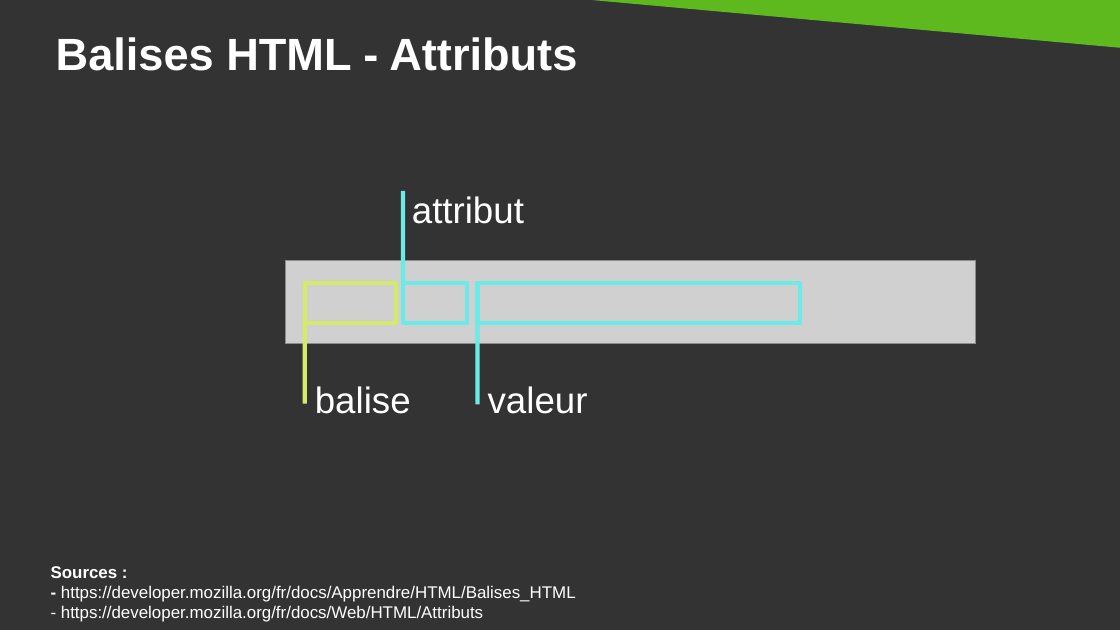
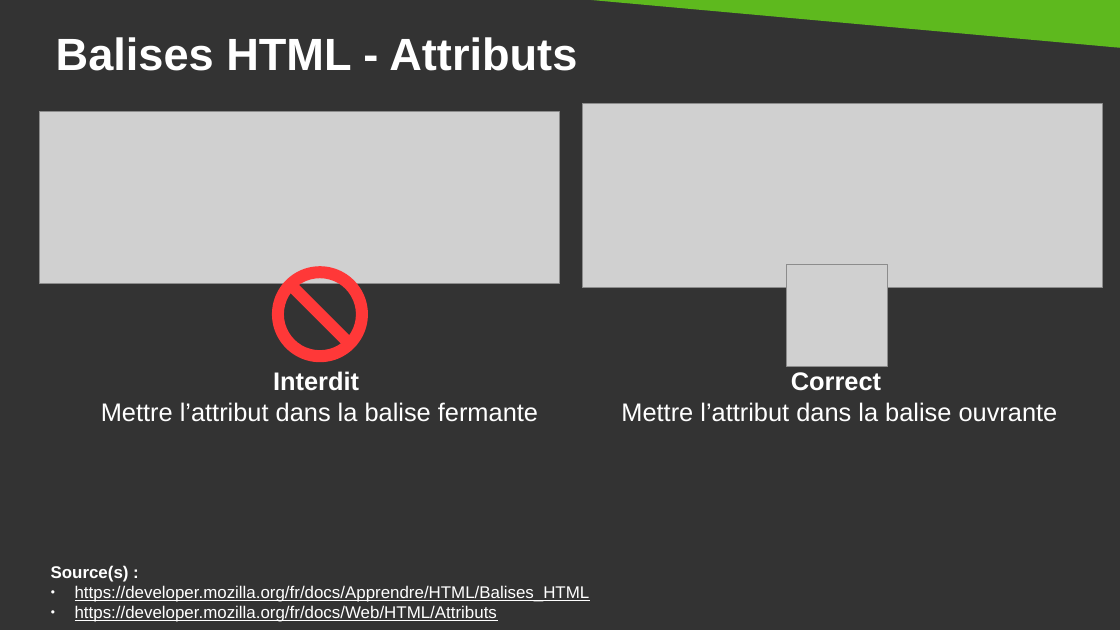
Before and after one commit to DanYellow/cours, a slide deck: slide 26 of integration-web-s1/travaux-pratiques/numero-1/presentation.odp (slide 32 before the commit). Drawn at 1120x630 pixels with LibreOffice and Linux fonts; fonts in the diff are those of the drawing; grey boxes stand for pictures. Boxes give left, top, right and bottom in pixels: in the first picture for what was removed or moved away, otherwise in the second. Text is boxed around its words. In the diff, an @@ line names an element or a change of style, - is before the commit and + after.

```diff
--- a/integration-web-s1/travaux-pratiques/numero-1/presentation.odp
+++ b/integration-web-s1/travaux-pratiques/numero-1/presentation.odp
@@ picture added at (x1=40, y1=112, x2=560, y2=284) @@
@@ picture added at (x1=582, y1=104, x2=1103, y2=288) @@
@@ line removed from (403, 283) to (403, 191) @@
@@ title removed at (x1=412, y1=196, x2=524, y2=224) @@
-attribut
@@ no-entry sign added at (x1=272, y1=266, x2=368, y2=362), fill #FF3838 @@
@@ picture resized from (x1=286, y1=261, x2=976, y2=345) to (x1=787, y1=265, x2=888, y2=367) @@
@@ rectangle removed at (x1=305, y1=283, x2=396, y2=322) @@
@@ rectangle removed at (x1=403, y1=283, x2=468, y2=322) @@
@@ rectangle removed at (x1=478, y1=283, x2=800, y2=322) @@
@@ line removed from (305, 403) to (305, 312) @@
@@ line removed from (478, 405) to (478, 312) @@
@@ text added at (x1=101, y1=371, x2=538, y2=422), 18 pt, text #FFFFFF @@
+Interdit
+Mettre l’attribut dans la balise fermante
@@ title removed at (x1=315, y1=386, x2=411, y2=414) @@
-balise
@@ title removed at (x1=488, y1=386, x2=588, y2=414) @@
-valeur
@@ text added at (x1=621, y1=372, x2=1058, y2=422), 18 pt, text #FFFFFF @@
+Correct
+Mettre l’attribut dans la balise ouvrante
@@ text at (x1=51, y1=565, x2=590, y2=622): text changed @@
-Sources :
-- https://developer.mozilla.org/fr/docs/Apprendre/HTML/Balises_HTML
-- https://developer.mozilla.org/fr/docs/Web/HTML/Attributs
+Source(s) :
+● https://developer.mozilla.org/fr/docs/Apprendre/HTML/Balises_HTML
+● https://developer.mozilla.org/fr/docs/Web/HTML/Attributs
```
Also in this commit, not shown: 5 other slides changed, 1 slide removed, 16 other files.
